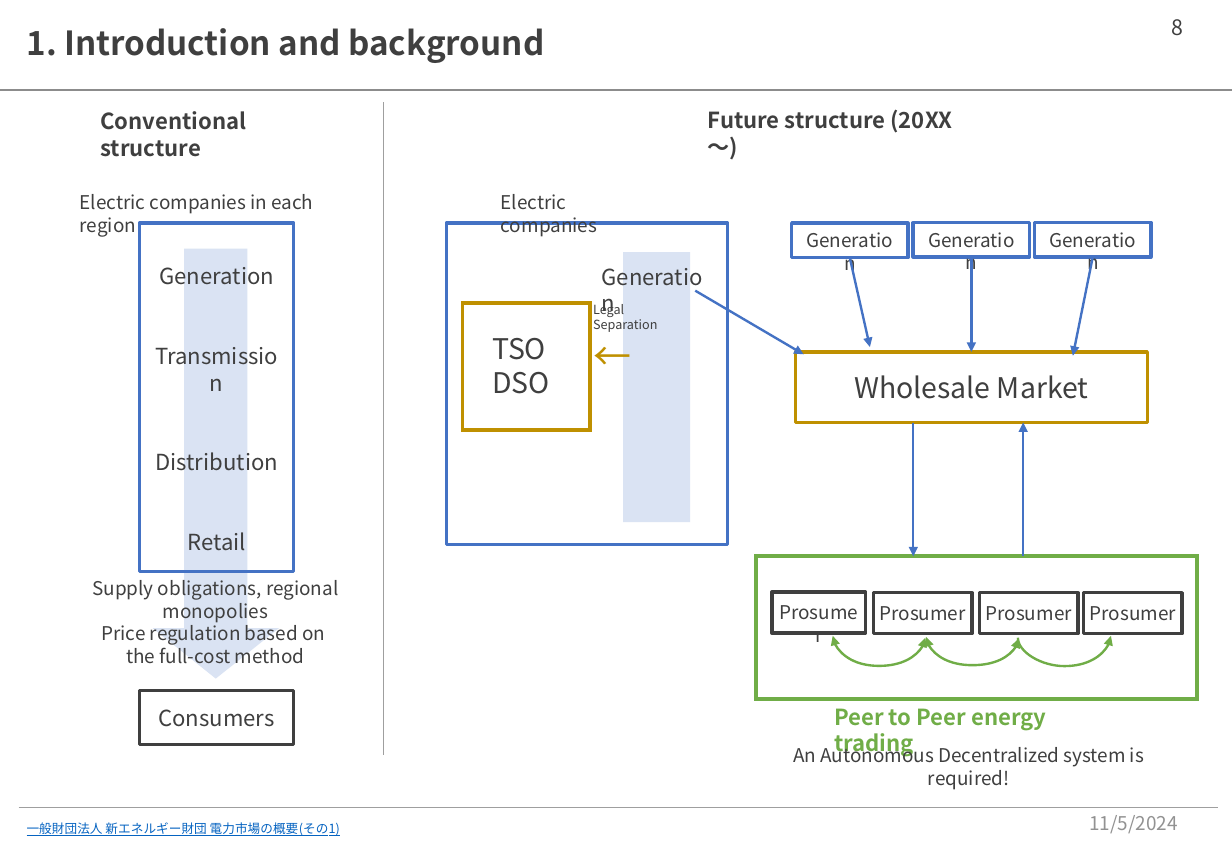
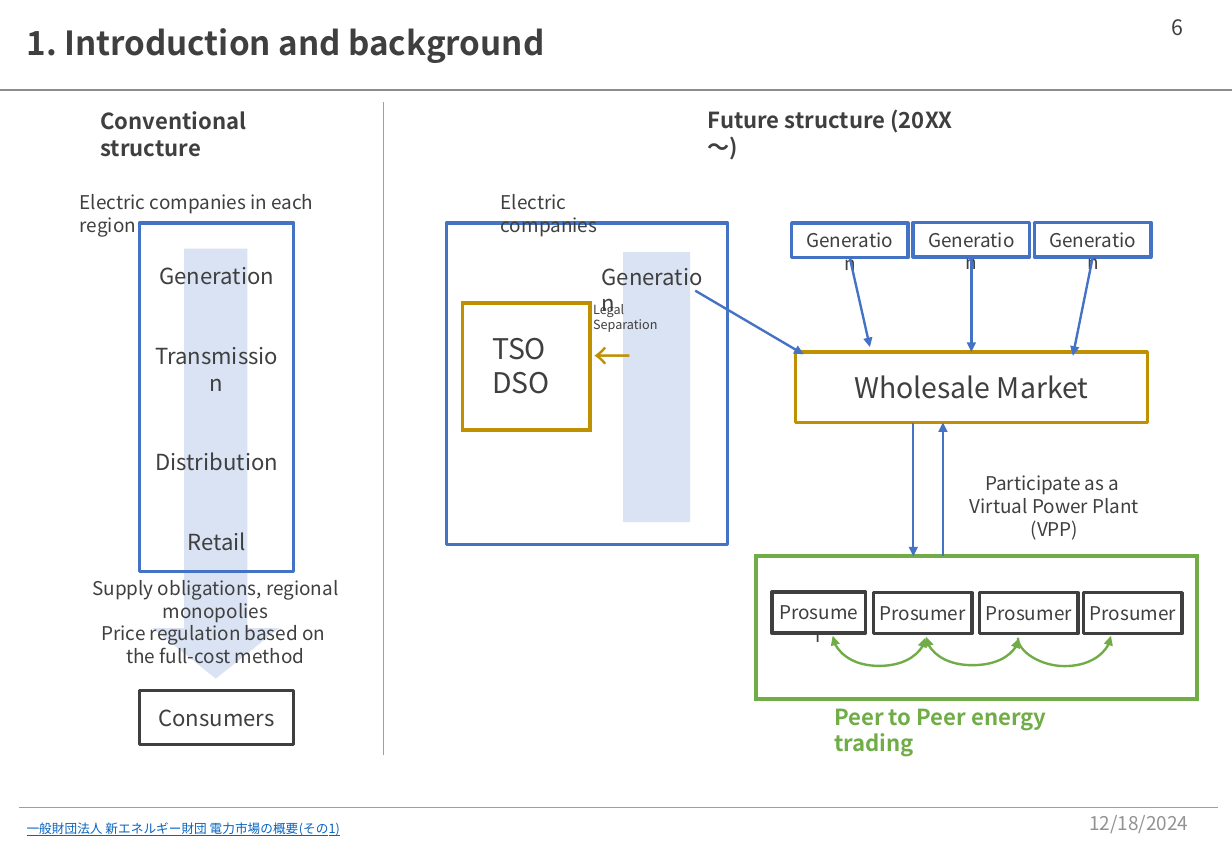
Before and after one commit to moooyu1121/master_thesis_model, a slide deck: slide 6 of memo.pptx (slide 8 before the commit). Drawn at 1232x853 pixels with LibreOffice and Linux fonts; fonts in the diff are those of the drawing. Boxes give left, top, right and bottom in pixels: in the first picture for what was removed or moved away, otherwise in the second. Text is boxed around its words. In the diff, an @@ line names an element or a change of style, - is before the commit and + after.

```diff
--- a/memo.pptx
+++ b/memo.pptx
@@ page number at (1172, 19, 1184, 35): text changed @@
-8
+6
@@ arrow moved from (1024, 556) - (1024, 423) to (943, 556) - (943, 423) @@
@@ text added at (970, 475, 1139, 540), 12 pt, text #3F3F3F @@
+Participate as a
+Virtual Power Plant (VPP)
@@ text removed at (793, 742, 1144, 790) @@
-An Autonomous Decentralized system is required!
@@ text at (1089, 815, 1188, 833): text changed @@
-11/5/2024
+12/18/2024
```
Also in this commit, not shown: 42 other slides changed, 18 slides added, 8 slides removed.
